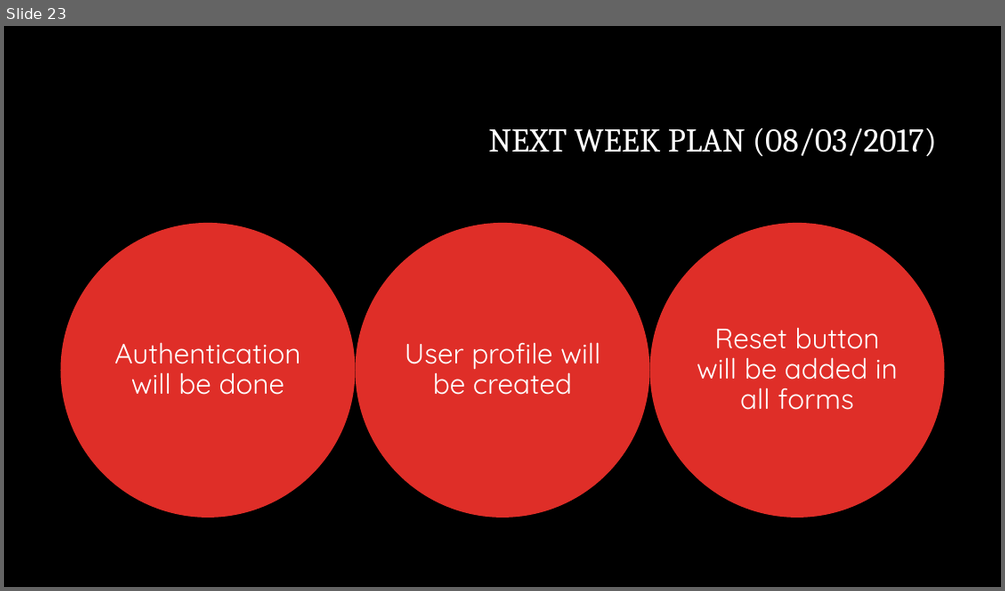
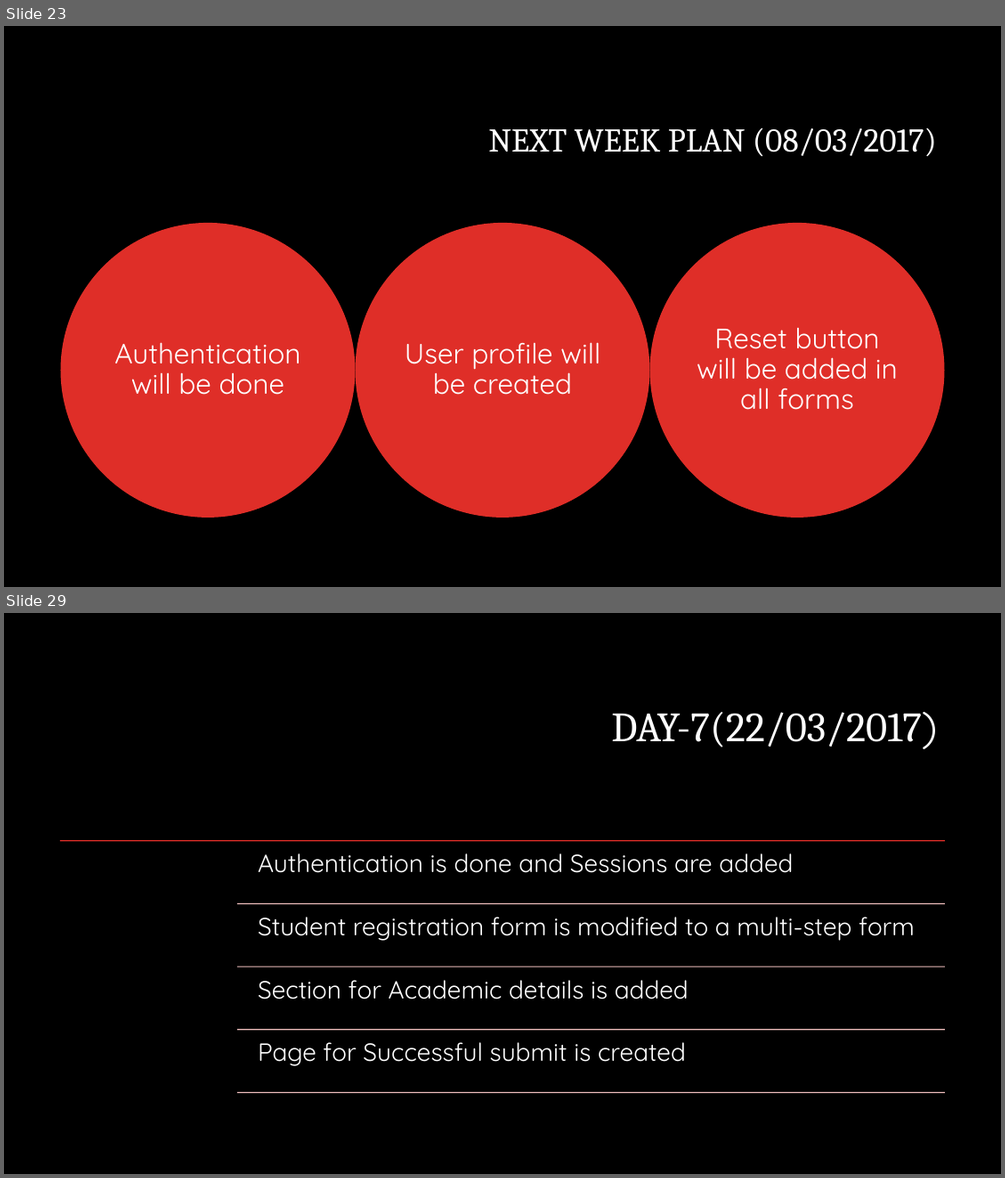
Before and after one commit to priyasatbhaya/IT_WEBD, a slide deck: Internet and web technology new ppt.pptx. Shown one above the other, each under a label of ours: slide 23 before the commit, slides 23 and 29 after it; the slides between them are not shown. The pictures are 1005x591 and 1005x1178 pixels, drawn with LibreOffice and Linux fonts; fonts in the diff are those of the drawing; background and template pictures are left out. Boxes give left, top, right and bottom in pixels: in the first picture for what was removed or moved away, otherwise in the second. Text is boxed around its words. In the diff, an @@ line names an element or a change of style, - is before the commit and + after.

Commit message:
Sessions are added

```diff
--- a/Internet and web technology new ppt.pptx
+++ b/Internet and web technology new ppt.pptx
@@ slide 29 added at [4,613,1001,1174], background #000000 @@
@@ title added at [611,712,937,749], 40 pt, text #FFFFFF @@
+DAY-7(22/03/2017)
@@ group added at [60,841,945,1093]: 5 lines, 4 texts @@
+Authentication is done and Sessions are added
+Student registration form is modified to a multi-step form
+Section for Academic details is added
+Page for Successful submit is created
```
Also in this commit, not shown: 10 slides changed, 9 other slides added, 11 other files.
